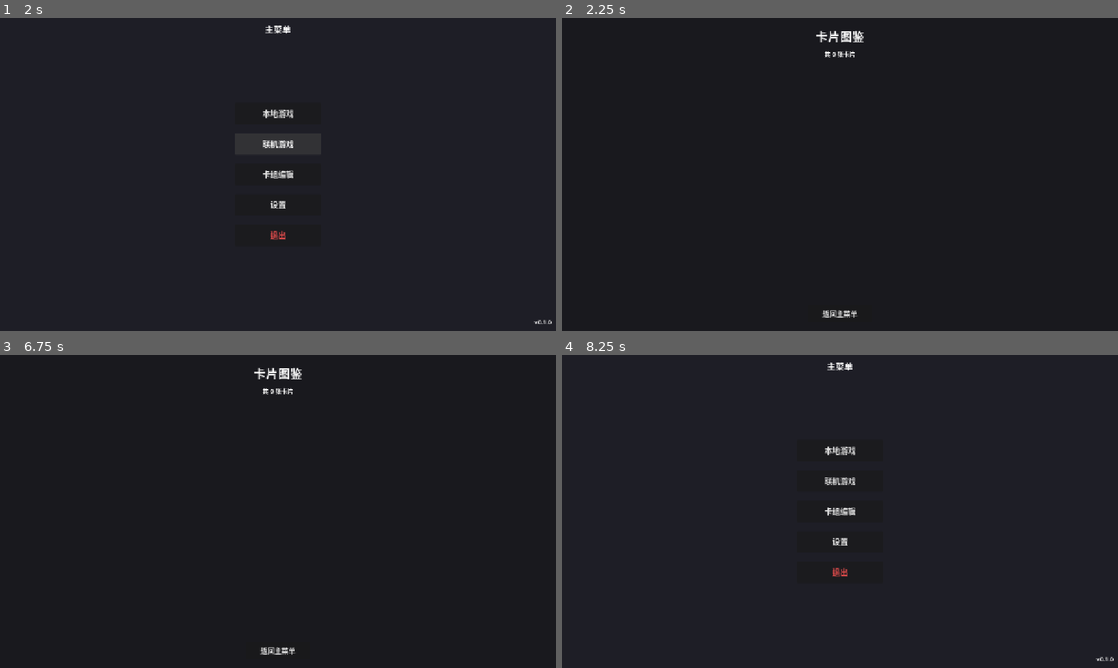
Above: before the commit, frames 1-4 (two rows, left to right).
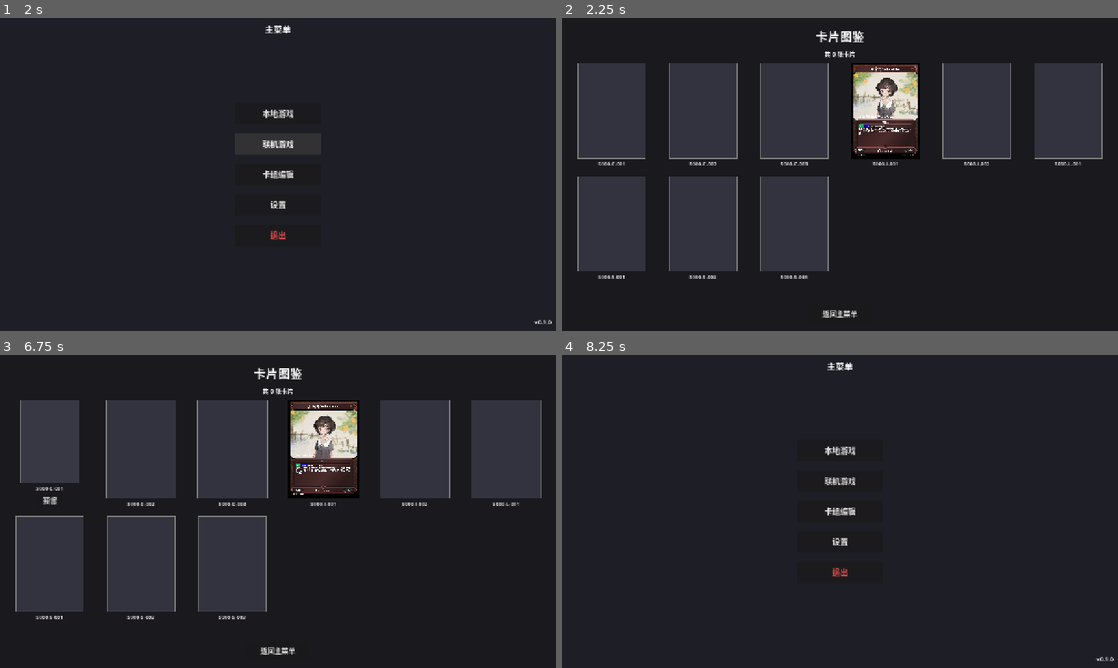
Above: after the commit, the same moments.

Repository: zzhgithub/card_v3
Game: Godot game, scene res://scenes/main.tscn
Two runs of this game, one before a commit and one after it. Both use one fixed random seed, a clock stepped at 60 frames per second and the inputs below.
Inputs (mouse positions are in pixels of both pictures, inside the frame that each line leads up to):
- Up to frame 1 (2 s): click "本地游戏" at 0.5 s; click "联机游戏" at 1.25 s
- Up to frame 2 (2.25 s): click "卡组编辑" at 2 s
- Up to frame 3 (6.75 s): click "返回主菜单" at 2.75 s; click "设置" at 3.5 s; click "本地游戏" at 4.25 s; click "联机游戏" at 5 s; click "卡组编辑" at 5.75 s; click (50, 448) at 6.52 s
- Up to frame 4 (8.25 s): click (612, 502) at 7.25 s, where only the run after the commit has a clickable "预留"; click "返回主菜单" at 8 s

Frame 1 is identical in both runs. In frame 2, 34% of the frame differs, in the area x 2-98%, y 14-84%; in frame 3, 34%, in the area x 2-98%, y 14-85%; in frame 4, nothing differs.
Error before the commit: Invalid access to property or key 'theme_override_font_sizes' on a base object of type 'Label'. (res://scenes/card_catalog.gd:90)

Commit message:
fix(godot): use correct font size override API in card_catalog.gd
Replace invalid theme_override_font_sizes.font_size syntax with
add_theme_font_size_override() method for Godot 4 compatibility.

Co-Authored-By: Claude Opus 4.6 <noreply@anthropic.com>

Diff:
--- a/godot-client/scenes/card_catalog.gd
+++ b/godot-client/scenes/card_catalog.gd
@@ -87,7 +87,7 @@
 	var id_label = Label.new()
 	id_label.text = card_id
 	id_label.horizontal_alignment = HORIZONTAL_ALIGNMENT_CENTER
-	id_label.theme_override_font_sizes.font_size = 12
+	id_label.add_theme_font_size_override("font_size", 12)
 
 	# 创建预留按钮（默认隐藏，hover时显示）
 	var reserve_button = Button.new()
@@ -200,7 +200,7 @@
 	var name_label = Label.new()
 	name_label.text = card_data.get("name", card_id)
 	name_label.horizontal_alignment = HORIZONTAL_ALIGNMENT_CENTER
-	name_label.theme_override_font_sizes.font_size = 24
+	name_label.add_theme_font_size_override("font_size", 24)
 	name_label.add_theme_color_override("font_color", Color.WHITE)
 	card_container.add_child(name_label)
 
@@ -217,7 +217,7 @@
 	# 关闭按钮
 	var close_button = Button.new()
 	close_button.text = "×"
-	close_button.theme_override_font_sizes.font_size = 32
+	close_button.add_theme_font_size_override("font_size", 32)
 	close_button.custom_minimum_size = Vector2(50, 50)
 	close_button.set_anchors_preset(Control.PRESET_TOP_RIGHT)
 	close_button.position = Vector2(20, 20)
